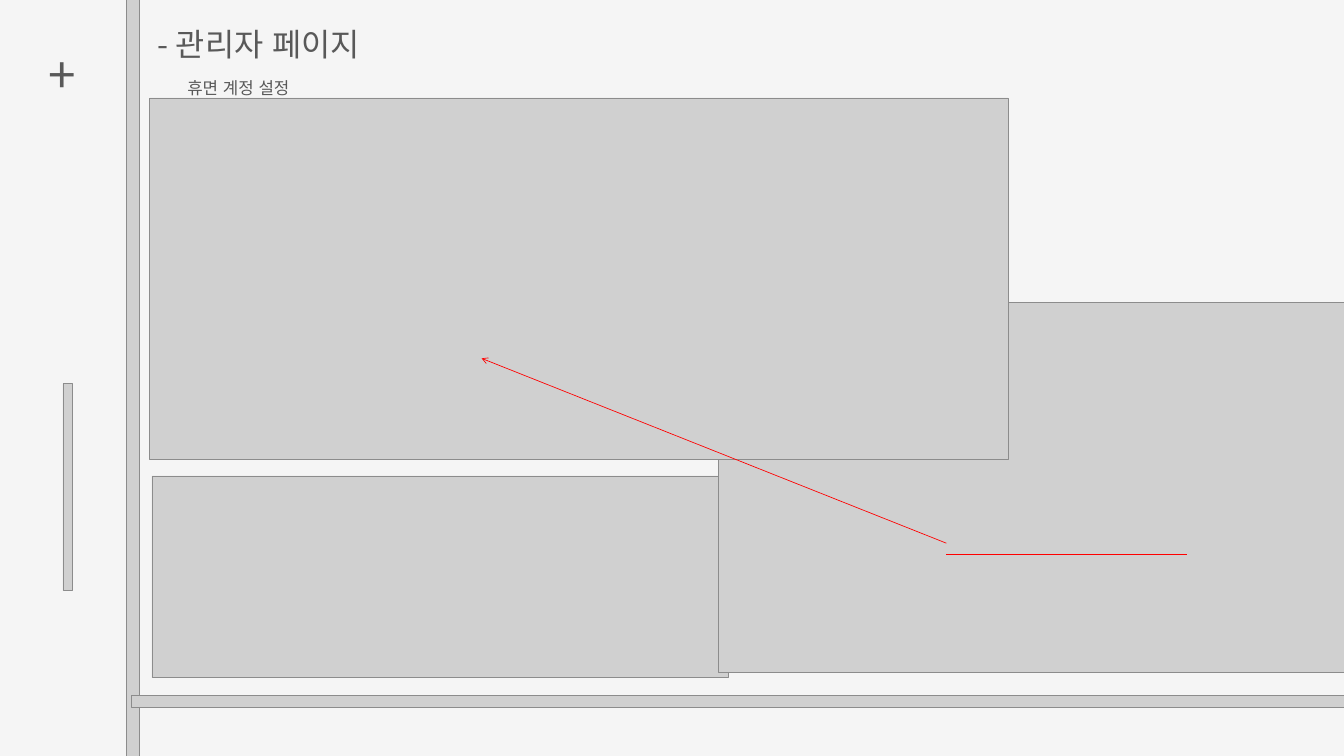
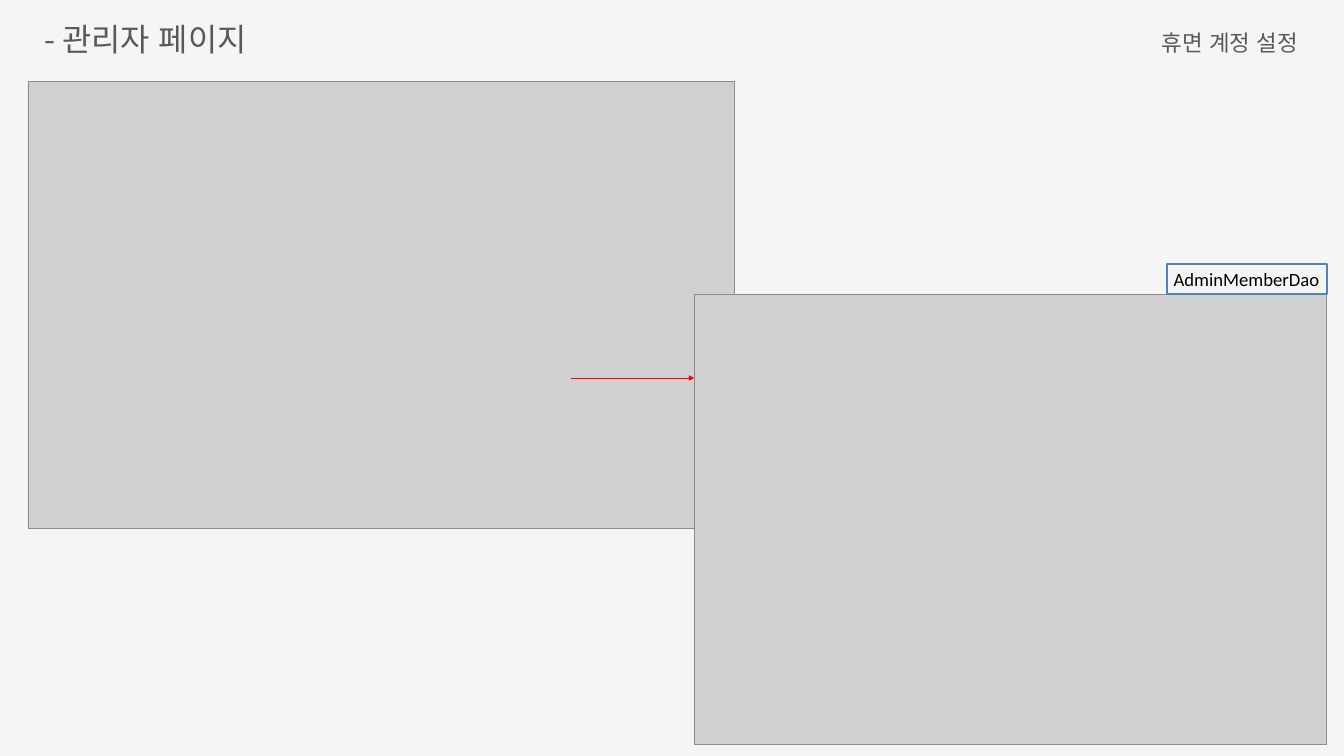
Before and after one commit to Ellie-Jung/IceCream-OrderSystem-mini-project, a slide deck: slide 27 of 나자바아이스크림가게_.pptx. Drawn at 1344x756 pixels with LibreOffice and Linux fonts; fonts in the diff are those of the drawing; grey boxes stand for pictures. Boxes give left, top, right and bottom in pixels: in the first picture for what was removed or moved away, otherwise in the second. Text is boxed around its words. In the diff, an @@ line names an element or a change of style, - is before the commit and + after.

```diff
--- a/나자바아이스크림가게_.pptx
+++ b/나자바아이스크림가게_.pptx
@@ text "- 관리자 페이지": place and size @@
-text "- 관리자 페이지" at (176,30,359,59)
+text "- 관리자 페이지" at (63,25,246,54)
@@ picture removed at (127,0,139,756) @@
@@ text "휴면 계정 설정": place and size @@
-text "휴면 계정 설정" at (187,80,290,99)
+text "휴면 계정 설정" at (1162,32,1298,53)
@@ text "휴면 계정 설정" at (1162,32,1298,53): size 18 to 24 pt @@
@@ text removed at (35,40,89,130) @@
-+
@@ picture: place and size @@
-picture at (718,302,1344,672)
+picture at (28,81,734,529)
@@ picture removed at (150,98,1008,460) @@
@@ rectangle added at (1167,265,1327,294), outline #4F81BD 2.25 pt, 20 pt, text #000000 @@
+AdminMemberDao
@@ picture added at (694,294,1327,745) @@
@@ arrow removed from (946, 543) to (482, 358) @@
@@ picture removed at (63,384,73,591) @@
@@ arrow added from (571, 378) to (694, 378), #FF0000 0.75 pt @@
@@ picture removed at (152,476,728,677) @@
@@ line removed from (946, 554) to (1187, 554) @@
@@ picture removed at (132,696,1344,708) @@
```
Also in this commit, not shown: 20 other slides changed.
